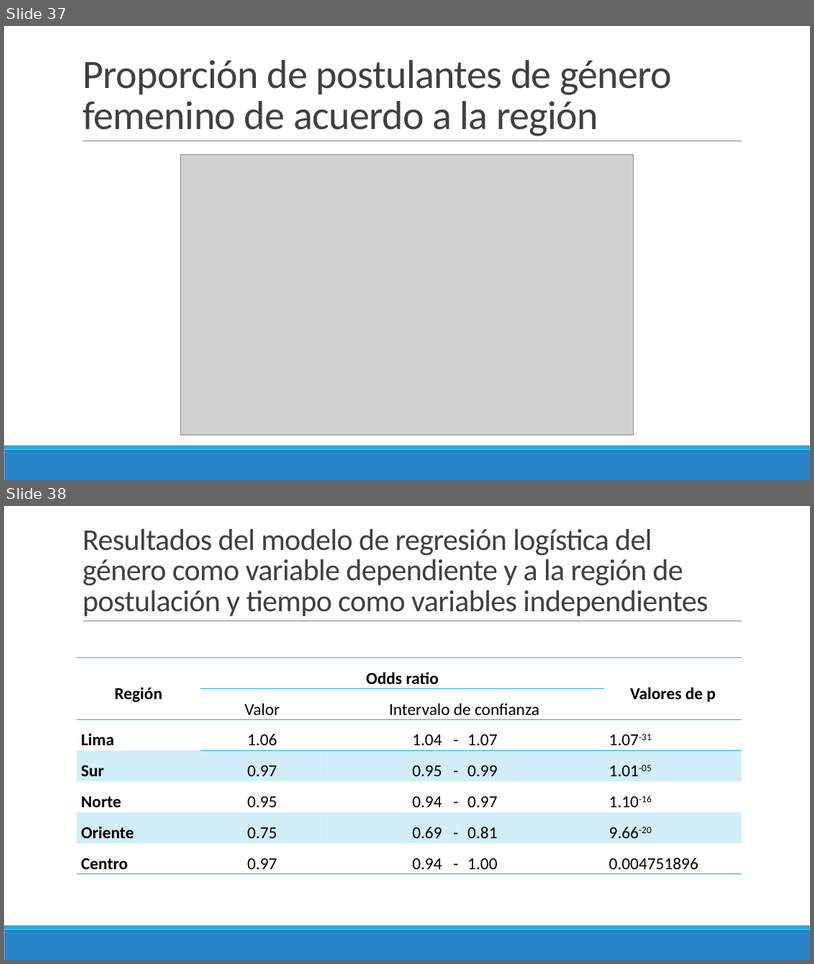
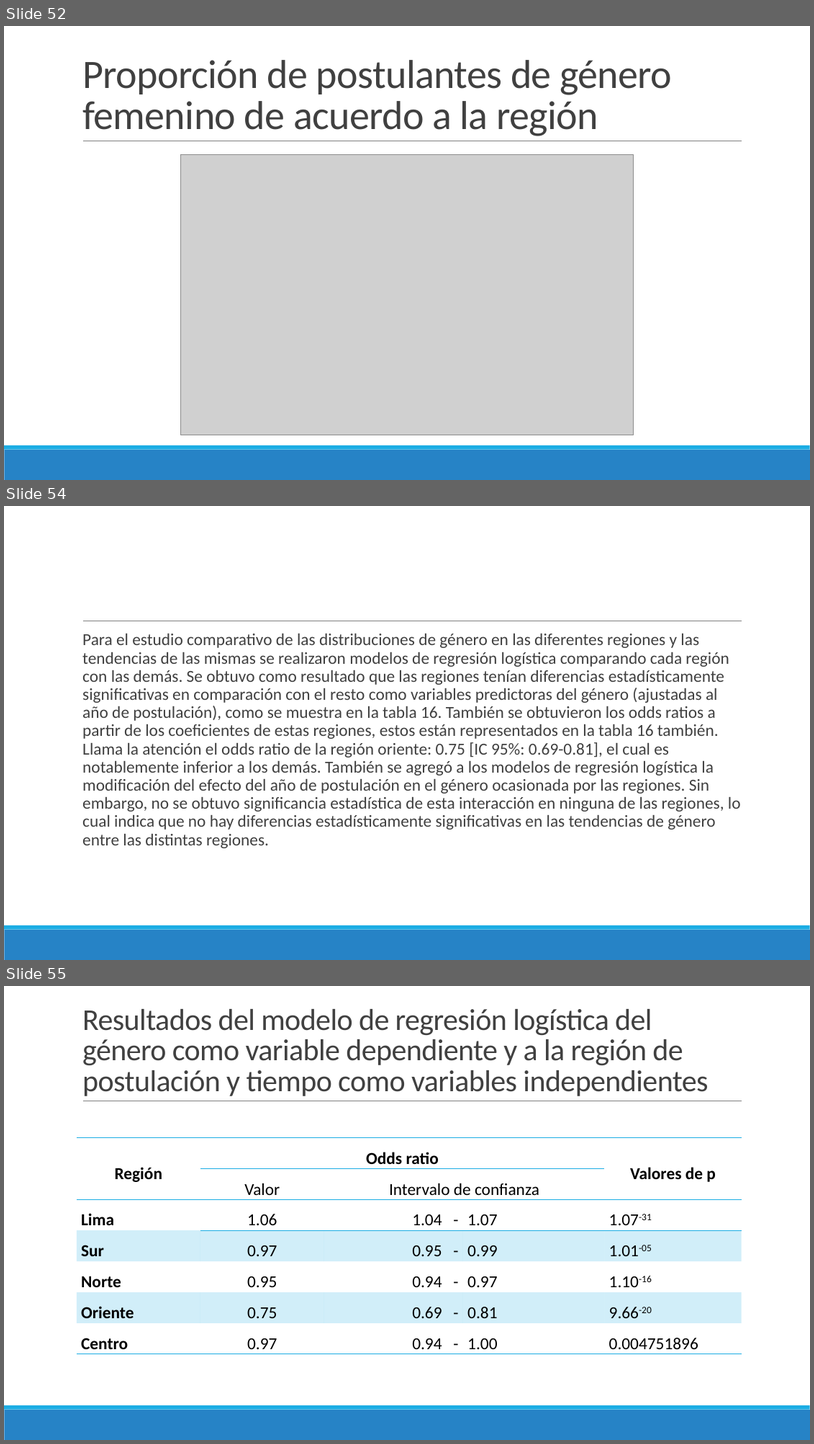
Before and after one commit to danimedi/tesis_genero_especialidades, a slide deck: doc/diapositivas_sustentacion_tesis.pptx. Shown one above the other, each under a label of ours: slides 37 and 38 before the commit, slides 52, 54 and 55 after it; the slides between them are not shown. The pictures are 814x964 and 814x1444 pixels, drawn with LibreOffice and Linux fonts; fonts in the diff are those of the drawing; grey boxes stand for pictures. Boxes give left, top, right and bottom in pixels: in the first picture for what was removed or moved away, otherwise in the second. Text is boxed around its words. In the diff, an @@ line names an element or a change of style, - is before the commit and + after.

```diff
--- a/doc/diapositivas_sustentacion_tesis.pptx
+++ b/doc/diapositivas_sustentacion_tesis.pptx
@@ slide 54 added at [4,506,810,960], background #FFFFFF; not listed: 3 template elements that a slide beside it also shows @@
@@ text added at [82,633,741,848], 20 pt, text #404040 @@
+  Para el estudio comparativo de las distribuciones de género en las diferentes regiones y las tendencias de las mismas se realizaron modelos de regresión logística comparando cada región con las demás. Se obtuvo como resultado que las regiones tenían diferencias estadísticamente significativas en comparación con el resto como variables predictoras del género (ajustadas al año de postulación), como se muestra en la tabla 16. También se obtuvieron los odds ratios a partir de los coeficientes de estas regiones, estos están representados en la tabla 16 también. Llama la atención el odds ratio de la región oriente: 0.75 [IC 95%: 0.69-0.81], el cual es notablemente inferior a los demás. También se agregó a los modelos de regresión logística la modificación del efecto del año de postulación en el género ocasionada por las regiones. Sin embargo, no se obtuvo significancia estadística de esta interacción en ninguna de las regiones, lo cual indica que no hay diferencias estadísticamente significativas en las tendencias de género entre las distintas regiones.
@@ what was slide 37 is now slide 52 @@
@@ what was slide 38 is now slide 55 @@
```
Also in this commit, not shown: 17 other slides added.
